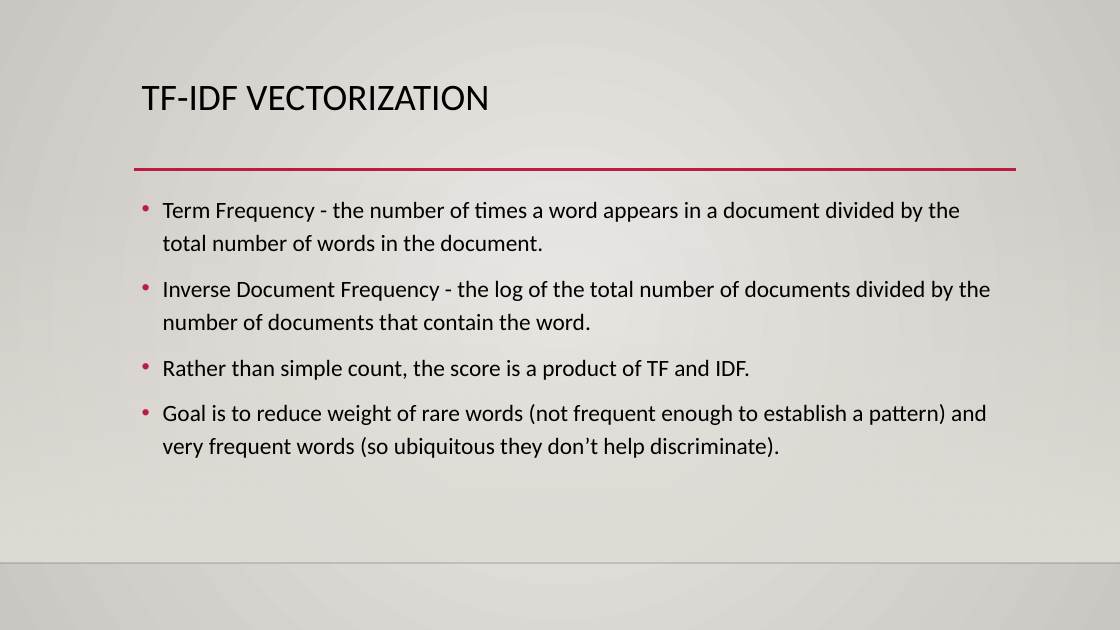
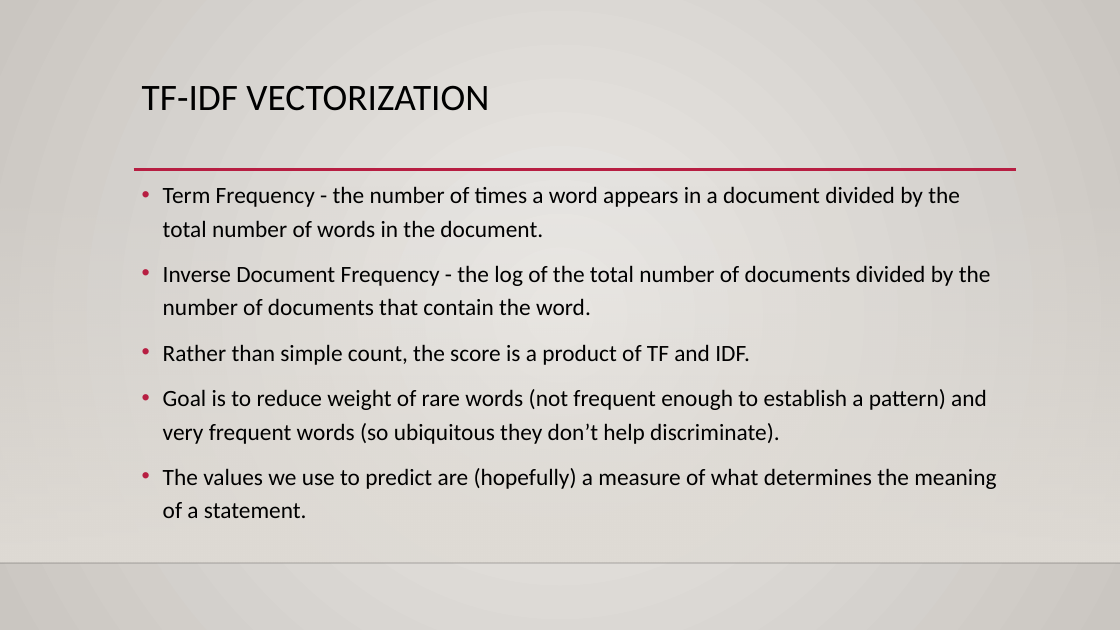
Before and after one commit to glennybarnes/Intro_to_Machine_Learning_Students, a slide deck: slide 16 of reference_content/Slides/NLP_Basics.pptx (slide 5 before the commit). Drawn at 1120x630 pixels with LibreOffice and Linux fonts; fonts in the diff are those of the drawing; background and template pictures are left out. Boxes give left, top, right and bottom in pixels: in the first picture for what was removed or moved away, otherwise in the second. Text is boxed around its words. In the diff, an @@ line names an element or a change of style, - is before the commit and + after.

```diff
--- a/reference_content/Slides/NLP_Basics.pptx
+++ b/reference_content/Slides/NLP_Basics.pptx
@@ text "Term Frequency - the number ...": place and size @@
-text "Term Frequency - the number ..." at (163, 201, 991, 458)
+text "Term Frequency - the number ..." at (163, 186, 996, 518)
@@ text at (163, 468, 996, 518): paragraph added @@
+• The values we use to predict are (hopefully) a measure of what determines the meaning of a statement.
```
Also in this commit, not shown: 3 other slides changed, 19 slides added, 5 other files.
